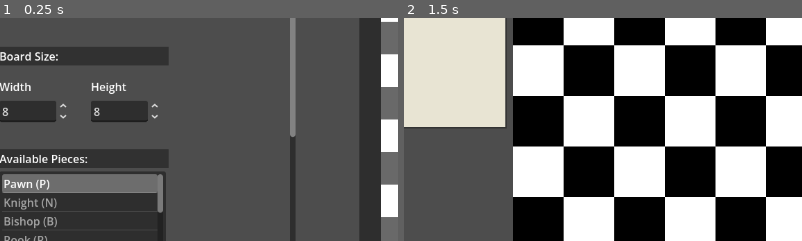
Above: before the commit, frames 1-2 (left to right).
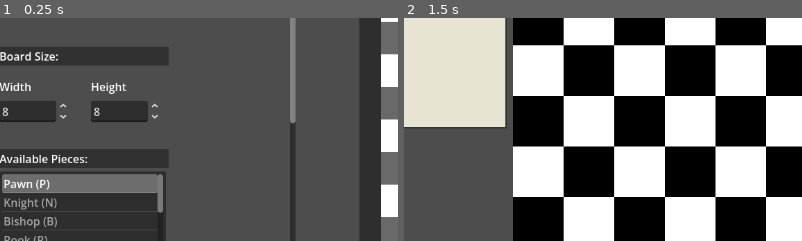
Above: after the commit, the same moments.

Repository: LeoHolman/chesslike
Game: Godot game, scene res://Scenes/LocalGameMenu.tscn
Same seed, same stepped clock (60 frames per second), same inputs: the game is played once before the commit and once after it.
Inputs (mouse positions are % of the whole screen's width and height, from its top left):
- Up to frame 1 (0.25 s): no input
- Up to frame 2 (1.5 s): click "Start Game" at 0.5 s; tap Enter at 1.25 s; move the mouse to (72, 45) at 1.27 s; click (72, 45) at 1.42 s
The pictures show only the part of the screen within x 11-61%, y 21-71%; the shares and areas given below are measured in that part.

The runs differ from the first frame. In frame 1, less than 0.1% of the frame differs, in the area x 72-75%, y 46-54%; in frame 2, nothing differs.

Commit message:
feat: add total war rule

Diff:
--- a/Scenes/LocalGameMenu.tscn
+++ b/Scenes/LocalGameMenu.tscn
@@ -23,7 +23,7 @@
 horizontal_scroll_mode = 0
 
 [node name="OptionsContent" type="Control" parent="OptionsScroll" unique_id=1806613797]
-custom_minimum_size = Vector2(0, 1240)
+custom_minimum_size = Vector2(0, 1360)
 layout_mode = 2
 size_flags_horizontal = 3
 
@@ -288,28 +288,60 @@
 offset_bottom = 970.0
 text = "Capture to Drop Pool"
 
+[node name="VictoryConditionTitleBackground" type="ColorRect" parent="OptionsScroll/OptionsContent" unique_id=414050202]
+layout_mode = 0
+offset_left = 76.0
+offset_top = 986.0
+offset_right = 324.0
+offset_bottom = 1013.0
+color = Color(0.16, 0.16, 0.16, 0.78)
+
+[node name="VictoryConditionTitle" type="Label" parent="OptionsScroll/OptionsContent" unique_id=136941371]
+layout_mode = 0
+offset_left = 80.0
+offset_top = 988.0
+offset_right = 260.0
+offset_bottom = 1011.0
+text = "Victory Condition:"
+
+[node name="VictoryConditionOption" type="OptionButton" parent="OptionsScroll/OptionsContent" unique_id=132665205]
+layout_mode = 0
+offset_left = 80.0
+offset_top = 1024.0
+offset_right = 320.0
+offset_bottom = 1055.0
+
+[node name="VictoryConditionDescription" type="Label" parent="OptionsScroll/OptionsContent" unique_id=1271189780]
+layout_mode = 0
+offset_left = 80.0
+offset_top = 1064.0
+offset_right = 360.0
+offset_bottom = 1120.0
+autowrap_mode = 3
+text = "Checkmate: win by checkmating the king.\nTotal War: win when the opponent has no pieces left; if no legal captures remain, the game is a stalemate."
+
 [node name="PromotionPiecesTitleBackground" type="ColorRect" parent="OptionsScroll/OptionsContent" unique_id=175393625]
 layout_mode = 0
 offset_left = 76.0
-offset_top = 986.0
-offset_right = 324.0
-offset_bottom = 1013.0
+offset_top = 1148.0
+offset_right = 324.0
+offset_bottom = 1175.0
 color = Color(0.16, 0.16, 0.16, 0.78)
 
 [node name="PromotionPiecesTitle" type="Label" parent="OptionsScroll/OptionsContent" unique_id=1858177657]
 layout_mode = 0
 offset_left = 80.0
-offset_top = 988.0
+offset_top = 1150.0
 offset_right = 280.0
-offset_bottom = 1011.0
+offset_bottom = 1173.0
 text = "Promotion Pieces:"
 
 [node name="PromotionPiecesScroll" type="ScrollContainer" parent="OptionsScroll/OptionsContent" unique_id=1022091318]
 layout_mode = 0
 offset_left = 80.0
-offset_top = 1016.0
-offset_right = 320.0
-offset_bottom = 1144.0
+offset_top = 1178.0
+offset_right = 320.0
+offset_bottom = 1306.0
 
 [node name="PromotionPiecesList" type="VBoxContainer" parent="OptionsScroll/OptionsContent/PromotionPiecesScroll" unique_id=57243385]
 custom_minimum_size = Vector2(0, 220)
--- a/Scripts/autoload/game_manager.gd
+++ b/Scripts/autoload/game_manager.gd
@@ -13,6 +13,7 @@
 	"capture_to_drop_pool": false
 }
 var PromotionPiecePool = ["queen", "rook", "bishop", "knight"]
+var VictoryCondition = "checkmate"
 var StartingDropPools = {
 	"white": [],
 	"black": []
--- a/Scripts/local_game.gd
+++ b/Scripts/local_game.gd
@@ -45,6 +45,7 @@
 var promotion_pending = false
 var pending_promotion_move: Dictionary = {}
 var promotion_piece_options: Array[String] = []
+var victory_condition = "checkmate"
 var piece_dropping_enabled = false
 var capture_to_drop_pool_enabled = false
 var drop_pools = {
@@ -285,6 +286,7 @@
 	game_over = false
 	status_message = ""
 	var special_rules = $"/root/GameManager".SpecialRules
+	victory_condition = str($"/root/GameManager".VictoryCondition)
 	castling_enabled = bool(special_rules.get("castling", true))
 	en_passant_enabled = bool(special_rules.get("en_passant", true))
 	promotion_enabled = bool(special_rules.get("promotion", true))
@@ -1242,6 +1244,42 @@
 	return false
 
 func _update_game_state(record_history: bool) -> void:
+	if victory_condition == "total_war":
+		var white_piece_count = _count_pieces_on_board("white")
+		var black_piece_count = _count_pieces_on_board("black")
+		var white_can_capture = _has_any_legal_captures("white")
+		var black_can_capture = _has_any_legal_captures("black")
+		status_message = ""
+		game_over = false
+
+		if white_piece_count == 0 and black_piece_count == 0:
+			game_over = true
+			status_message = "Total War draw"
+			if record_history:
+				move_history.append("Total War draw.")
+			return
+
+		if white_piece_count == 0:
+			game_over = true
+			status_message = "Total War: Black wins"
+			if record_history:
+				move_history.append("Total War. Black wins.")
+			return
+
+		if black_piece_count == 0:
+			game_over = true
+			status_message = "Total War: White wins"
+			if record_history:
+				move_history.append("Total War. White wins.")
+			return
+
+		if _is_total_war_dead_position():
+			game_over = true
+			status_message = "Total War stalemate"
+			if record_history:
+				move_history.append("Total War stalemate.")
+			return
+
 	var in_check = _is_king_in_check(current_turn, pieces)
 	var has_moves = _has_any_legal_moves(current_turn)
 	status_message = ""
@@ -1263,6 +1301,108 @@
 
 	if in_check:
 		status_message = "%s in check" % _display_color(current_turn)
+
+func _count_pieces_on_board(piece_color: String) -> int:
+	var count = 0
+	for square in pieces.keys():
+		var piece_data: Dictionary = pieces[square]
+		if piece_data.get("color", "") == piece_color:
+			count += 1
+	return count
+
+func _has_any_legal_captures(piece_color: String) -> bool:
+	for from_square in pieces.keys():
+		var piece_data: Dictionary = pieces[from_square]
+		if piece_data.get("color", "") != piece_color:
+			continue
+		for to_square in pieces.keys():
+			var target_piece: Dictionary = pieces[to_square]
+			if target_piece.get("color", "") == piece_color:
+				continue
+			var move_info = _analyze_move(piece_data, from_square, to_square, pieces, true)
+			if bool(move_info.get("is_legal", false)) and move_info.get("capture_square", INVALID_SQUARE) != INVALID_SQUARE:
+				return true
+	return false
+
+func _has_any_drop_pool_pieces() -> bool:
+	for owner in ["white", "black"]:
+		var pool_contents: Array = drop_pools.get(owner, [])
+		if not pool_contents.is_empty():
+			return true
+	return false
+
+
+func _is_total_war_dead_position() -> bool:
+	if _has_any_drop_pool_pieces():
+		return false
+	return not _can_any_future_capture_occur()
+
+func _can_any_future_capture_occur() -> bool:
+	var piece_entries: Array[Dictionary] = []
+	for square in pieces.keys():
+		piece_entries.append({
+			"square": square,
+			"piece": pieces[square]
+		})
+
+	var reachable_cache = {}
+	for attacker_entry in piece_entries:
+		var attacker_piece: Dictionary = attacker_entry.get("piece", {})
+		var attacker_color = str(attacker_piece.get("color", ""))
+		for target_entry in piece_entries:
+			var target_piece: Dictionary = target_entry.get("piece", {})
+			if str(target_piece.get("color", "")) == attacker_color:
+				continue
+			if _can_piece_eventually_capture_piece(attacker_entry, target_entry, reachable_cache):
+				return true
+	return false
+
+func _can_piece_eventually_capture_piece(attacker_entry: Dictionary, target_entry: Dictionary, reachable_cache: Dictionary) -> bool:
+	var attacker_square: Vector2i = attacker_entry.get("square", INVALID_SQUARE)
+	var attacker_piece: Dictionary = attacker_entry.get("piece", {})
+	var target_square: Vector2i = target_entry.get("square", INVALID_SQUARE)
+	var target_piece: Dictionary = target_entry.get("piece", {})
+	var attacker_reachable = _get_reachable_squares_on_empty_board(attacker_square, attacker_piece, reachable_cache)
+	var target_reachable = _get_reachable_squares_on_empty_board(target_square, target_piece, reachable_cache)
+
+	for from_square in attacker_reachable:
+		for destination_square in target_reachable:
+			if from_square == destination_square:
+				continue
+			if _can_piece_attack_square(attacker_piece, from_square, destination_square, {}):
+				return true
+	return false
+
+func _get_reachable_squares_on_empty_board(start_square: Vector2i, piece_data: Dictionary, reachable_cache: Dictionary) -> Array[Vector2i]:
+	var cache_key = "%s|%s|%d|%d" % [
+		str(piece_data.get("piece_id", "")),
+		str(piece_data.get("color", "")),
+		start_square.x,
+		start_square.y
+	]
+	if reachable_cache.has(cache_key):
+		return reachable_cache[cache_key]
+
+	var visited = {}
+	var frontier: Array[Vector2i] = [start_square]
+	var reachable: Array[Vector2i] = [start_square]
+	visited[start_square] = true
+
+	while not frontier.is_empty():
+		var current_square = frontier.pop_back()
+		for y in board_height:
+			for x in board_width:
+				var next_square = Vector2i(x, y)
+				if visited.has(next_square):
+					continue
+				var move_info = _create_move_info()
+				if _is_base_legal_piece_move(piece_data, current_square, next_square, {}, move_info):
+					visited[next_square] = true
+					reachable.append(next_square)
+					frontier.append(next_square)
+
+	reachable_cache[cache_key] = reachable
+	return reachable
 
 func _is_pawn_move_legal(piece_data: Dictionary, from_square: Vector2i, to_square: Vector2i, board_state: Dictionary, move_info: Dictionary) -> bool:
 	var direction = 1
--- a/Scripts/local_game_menu.gd
+++ b/Scripts/local_game_menu.gd
@@ -14,6 +14,8 @@
 @onready var capture_to_drop_pool_check_box: CheckBox = $OptionsScroll/OptionsContent/CaptureToDropPoolCheckBox
 @onready var castling_support_hint_background: ColorRect = $OptionsScroll/OptionsContent/CastlingSupportHintBackground
 @onready var castling_support_hint: Label = $OptionsScroll/OptionsContent/CastlingSupportHint
+@onready var victory_condition_option: OptionButton = $OptionsScroll/OptionsContent/VictoryConditionOption
+@onready var victory_condition_description: Label = $OptionsScroll/OptionsContent/VictoryConditionDescription
 @onready var promotion_pieces_title_background: ColorRect = $OptionsScroll/OptionsContent/PromotionPiecesTitleBackground
 @onready var promotion_pieces_title: Label = $OptionsScroll/OptionsContent/PromotionPiecesTitle
 @onready var promotion_pieces_list: VBoxContainer = $OptionsScroll/OptionsContent/PromotionPiecesScroll/PromotionPiecesList
@@ -72,6 +74,7 @@
 	_populate_piece_bank()
 	_populate_presets()
 	_setup_piece_color_picker()
+	_setup_victory_condition_picker()
 	_setup_special_rules()
 	_reset_preview_to_default(false, false)
 	_refresh_preview(0.0)
@@ -108,6 +111,34 @@
 	piece_color_option.add_item("Black")
 	piece_color_option.select(0)
 	piece_color_option.item_selected.connect(_on_piece_color_selected)
+
+func _setup_victory_condition_picker() -> void:
+	victory_condition_option.clear()
+	victory_condition_option.add_item("Checkmate")
+	victory_condition_option.add_item("Total War")
+	victory_condition_option.item_selected.connect(_on_victory_condition_selected)
+	_apply_victory_condition($"/root/GameManager".VictoryCondition)
+
+func _build_victory_condition() -> String:
+	if victory_condition_option.selected == 1:
+		return "total_war"
+	return "checkmate"
+
+func _apply_victory_condition(victory_condition: String) -> void:
+	if victory_condition == "total_war":
+		victory_condition_option.select(1)
+	else:
+		victory_condition_option.select(0)
+	_update_victory_condition_description()
+
+func _on_victory_condition_selected(_index: int) -> void:
+	_update_victory_condition_description()
+
+func _update_victory_condition_description() -> void:
+	if victory_condition_option.selected == 1:
+		victory_condition_description.text = "Total War: win when the opponent has no pieces left on the board. If neither side has any legal capture remaining, the game is a stalemate."
+	else:
+		victory_condition_description.text = "Checkmate: win by checkmating the king."
 
 func _setup_special_rules() -> void:
 	castling_check_box.toggled.connect(_on_castling_rule_toggled)
@@ -258,6 +289,7 @@
 		"capture_to_drop_pool": false
 	})
 	_apply_promotion_piece_pool(["queen", "rook", "bishop", "knight"])
+	_apply_victory_condition("checkmate")
 	_update_promotion_piece_visibility()
 	_update_piece_dropping_visibility()
 	selected_piece_color = "white"
@@ -291,6 +323,7 @@
 				"capture_to_drop_pool": false
 			})
 			_apply_promotion_piece_pool(["queen", "rook", "bishop", "knight"])
+			_apply_victory_condition("checkmate")
 			preview_drop_pools = {
 				"white": [],
 				"black": []
@@ -309,6 +342,7 @@
 				"capture_to_drop_pool": true
 			})
 			_apply_promotion_piece_pool(["rook", "bishop", "silver_general", "gold_general", "lance", "shogi_knight", "shogi_pawn"])
+			_apply_victory_condition("checkmate")
 			preview_drop_pools = {
 				"white": [],
 				"black": []
@@ -325,6 +359,7 @@
 	height_spin_box.value = _get_dimension(preset_config.get("height", 8), 8)
 	preview_pieces = _deserialize_preview_pieces(preset_config.get("pieces", []))
 	preview_drop_pools = _deserialize_drop_pools(preset_config.get("drop_pools", {}))
+	_apply_victory_condition(str(preset_config.get("victory_condition", "checkmate")))
 	_apply_special_rules(preset_config.get("special_rules", {}))
 	_apply_promotion_piece_pool(preset_config.get("promotion_pieces", ["queen", "rook", "bishop", "knight"]))
 	_update_promotion_piece_visibility()
@@ -958,6 +993,7 @@
 		"height": _get_dimension(height_spin_box.value, 8),
 		"pieces": _serialize_preview_pieces(),
 		"drop_pools": _serialize_drop_pools(),
+		"victory_condition": _build_victory_condition(),
 		"special_rules": _build_special_rules(),
 		"promotion_pieces": _build_promotion_piece_pool()
 	}
@@ -1016,6 +1052,7 @@
 	$"/root/GameManager".BoardWidth = width
 	$"/root/GameManager".StartingPieces = _serialize_preview_pieces()
 	$"/root/GameManager".StartingDropPools = _serialize_drop_pools()
+	$"/root/GameManager".VictoryCondition = _build_victory_condition()
 	$"/root/GameManager".SpecialRules = _build_special_rules()
 	$"/root/GameManager".PromotionPiecePool = _build_promotion_piece_pool()
 
